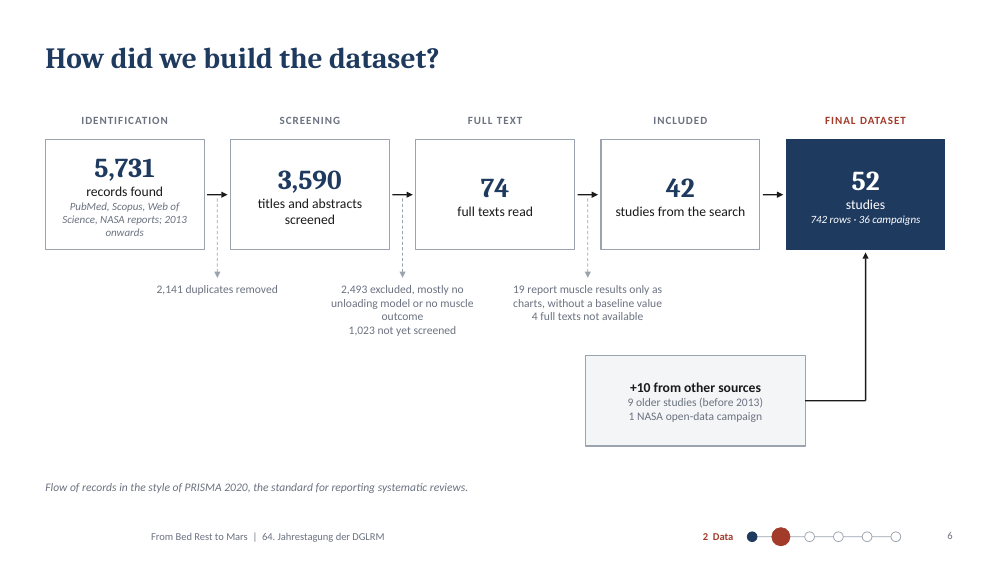
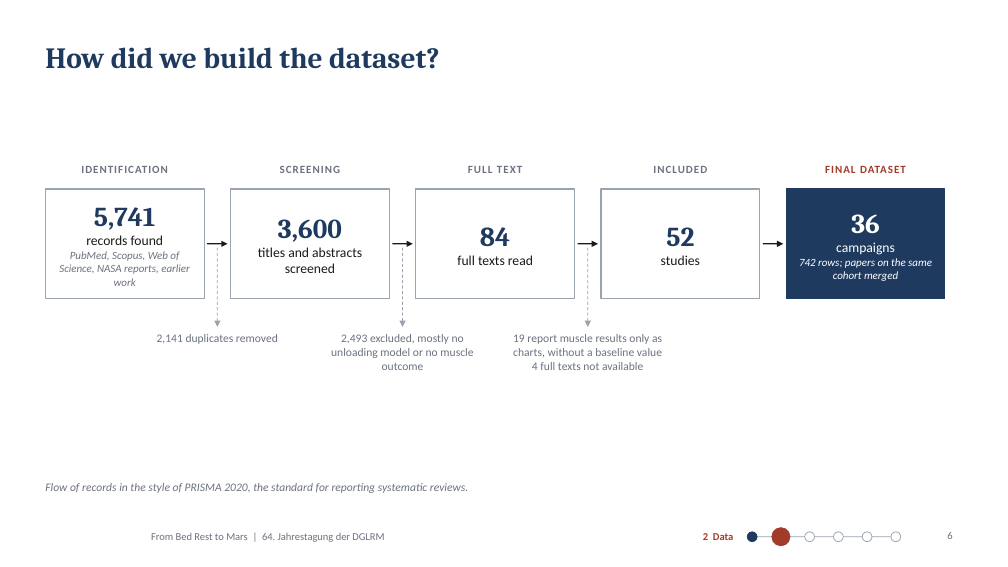
Before and after one commit to MiladBahariQaragoz/BedrestToMars, a slide deck: slide 6 of presentation/bed-rest-to-mars-talk.pptx. Drawn at 1008x567 pixels with LibreOffice and Linux fonts; fonts in the diff are those of the drawing; background and template pictures are left out. Boxes give left, top, right and bottom in pixels: in the first picture for what was removed or moved away, otherwise in the second. Text is boxed around its words. In the diff, an @@ line names an element or a change of style, - is before the commit and + after.

```diff
--- a/presentation/bed-rest-to-mars-talk.pptx
+++ b/presentation/bed-rest-to-mars-talk.pptx
@@ text at <box>94,207,156,230</box>: text changed @@
-5,731
+5,741
@@ text at <box>278,219,342,242</box>: text changed @@
-3,590
+3,600
@@ text at <box>480,227,510,246</box>: text changed @@
-74
+84
@@ text at <box>661,227,700,265</box>: text changed @@
-42
-studies from the search
+52
+studies
@@ text at <box>799,214,932,281</box>: text changed @@
-52
-studies
-742 rows · 36 campaigns
+36
+campaigns
+742 rows; papers on the same cohort merged
@@ text at <box>59,251,190,286</box>: text changed @@
-PubMed, Scopus, Web of Science, NASA reports; 2013 onwards
+PubMed, Scopus, Web of Science, NASA reports, earlier work
@@ 11 texts, 7 arrows, 5 rectangles: place and size @@
-11 texts, 7 arrows, 5 rectangles at <box>45,117,945,336</box>
+11 texts, 7 arrows, 5 rectangles at <box>45,166,945,370</box>
@@ arrow removed from (866, 401) to (866, 253) @@
@@ text at <box>349,326,457,336</box>: paragraph removed @@
-1,023 not yet screened
@@ rectangle removed at <box>586,355,805,446</box> @@
@@ text removed at <box>628,382,763,422</box> @@
-+10 from other sources
-9 older studies (before 2013)
-1 NASA open-data campaign
@@ line removed from (805, 401) to (866, 401) @@
```
Also in this commit, not shown: 2 other files.
